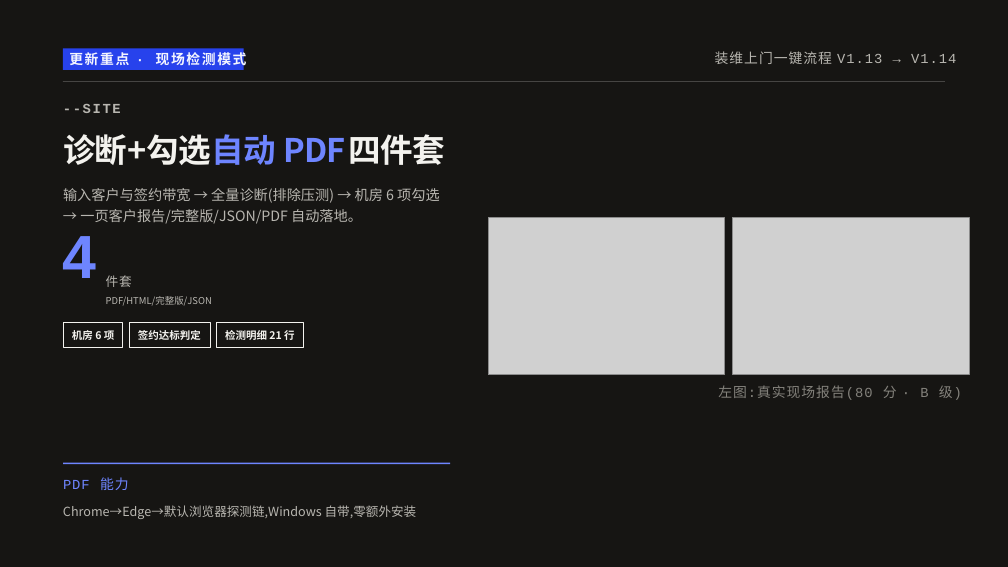
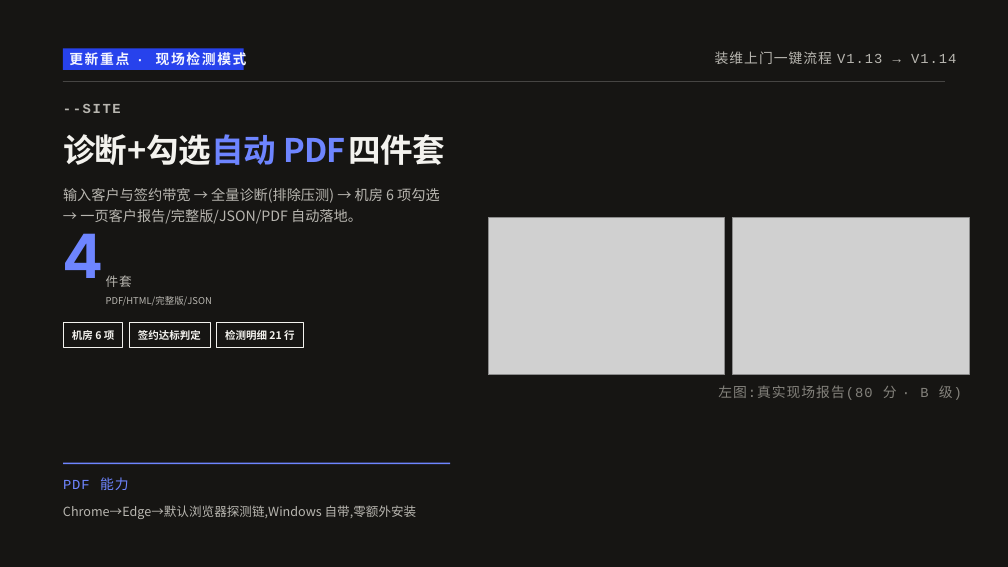
Before and after one commit to silentcrow09/netpulse, a slide deck: slide 6 of NetPulse_v1.14_更新与功能全景.pptx. Drawn at 1008x567 pixels with LibreOffice and Linux fonts; fonts in the diff are those of the drawing; grey boxes stand for pictures. Boxes give left, top, right and bottom in pixels: in the first picture for what was removed or moved away, otherwise in the second. Text is boxed around its words. In the diff, an @@ line names an element or a change of style, - is before the commit and + after.

```diff
--- a/NetPulse_v1.14_更新与功能全景.pptx
+++ b/NetPulse_v1.14_更新与功能全景.pptx
@@ text "4" at (63,233,104,278): font Arial to Inter @@
```
Also in this commit, not shown: 11 other slides changed, 1 slide added.
